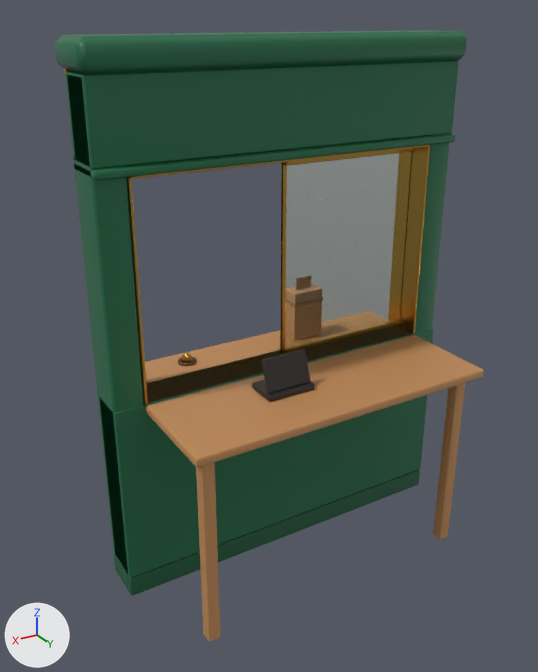
Before and after pictures for a commit that changed the glTF model public/models/pickup_window.glb.
Both versions are drawn from a camera (50 mm lens) standing at (1.77, 2.82, 2.55) and looking at (0.13, 0.09, 1.18). Lighting does not change. The marker at lower left points along +X, +Y and +Z. The picture after the commit comes second. Where no turn or scale is listed for an object, it has been applied to the vertices. Vertices at exactly the same position are counted once.

In view in the first picture: 'Bead-0.75', 'Cap', 'Header', 'InnerShelf', 'KickWall', 'Ledge', 'Pane', 'Pilaster-1', 'Pilaster1', 'Plinth', 'ShelfLeg-1', 'ShelfLeg1', 'SignBand', 'Till', 'TillScreen' and 7 more.
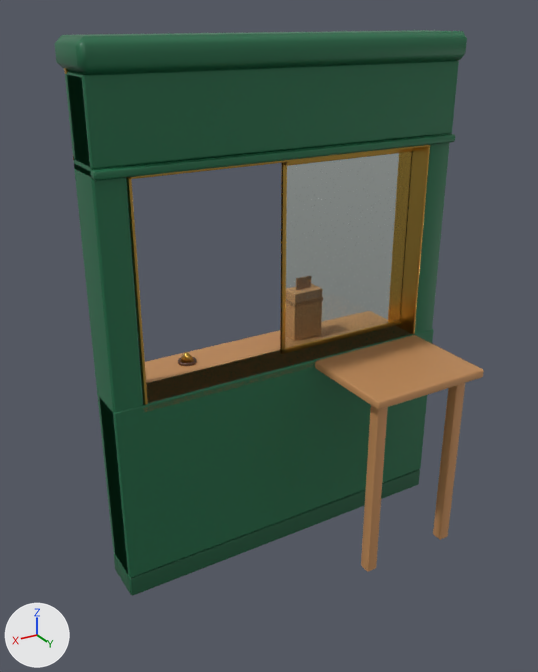
Where the newer file only moved an object's origin or applied its transform, the numbers keep the older frame.

Pixel boxes (x1, y1, x2, y2) of what changed, in the pictures (538 x 672 px):
'InnerShelf', moved, rescaled (50% narrower, 43% shorter): before (146, 335, 484, 468); after (315, 335, 484, 410)
'ShelfLeg1', moved: before (196, 462, 220, 642); after (433, 383, 465, 540)
'ShelfLeg-1', moved: before (433, 383, 465, 540); after (361, 406, 388, 572)
'TillScreen', deleted (black): before (262, 349, 310, 393)
'Till', deleted: before (252, 380, 315, 402)

The change in detail:
me_innershelf is used by ob_innershelf; location (0.0, 0.35, 0.955).
me_innershelf had 24 vertices, 44 faces and spanned x -0.76..0.76, y -0.25..0.25, z 0.0..0.05.
me_innershelf now has 24 vertices, 44 faces and spans x -0.76..-0.12, y -0.25..0.25, z 0.0..0.05.
me_innershelf part 1: the whole mesh is scaled about its middle by (0.417, 1, 1), then moved by (-0.44, 0.0, 0.0).
Object 'ShelfLeg1' (ob_shelfleg1) moves from (0.68, 0.51, 0.0) to (-0.68, 0.51, 0.0).
Object 'ShelfLeg-1' (ob_shelfleg_1) moves from (-0.68, 0.51, 0.0) to (-0.2, 0.51, 0.0).
Object 'Till' (ob_till) is deleted.
Object 'TillScreen' (ob_tillscreen) is deleted.
